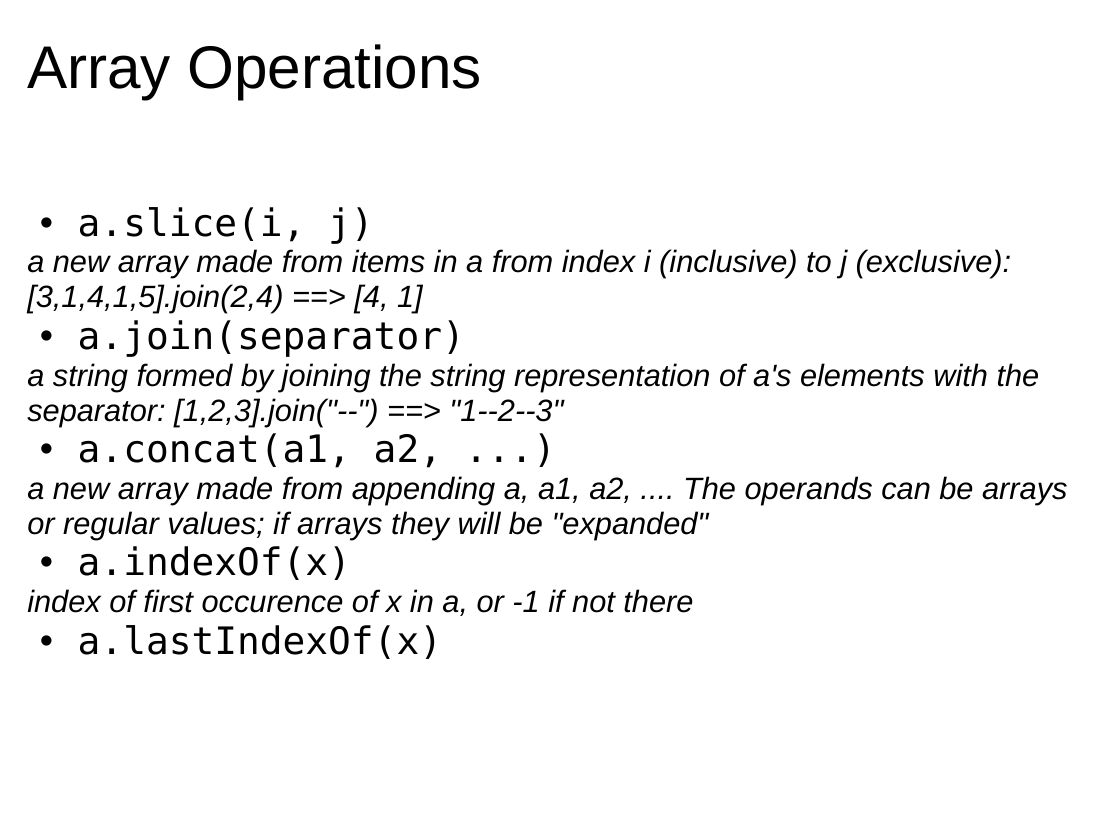
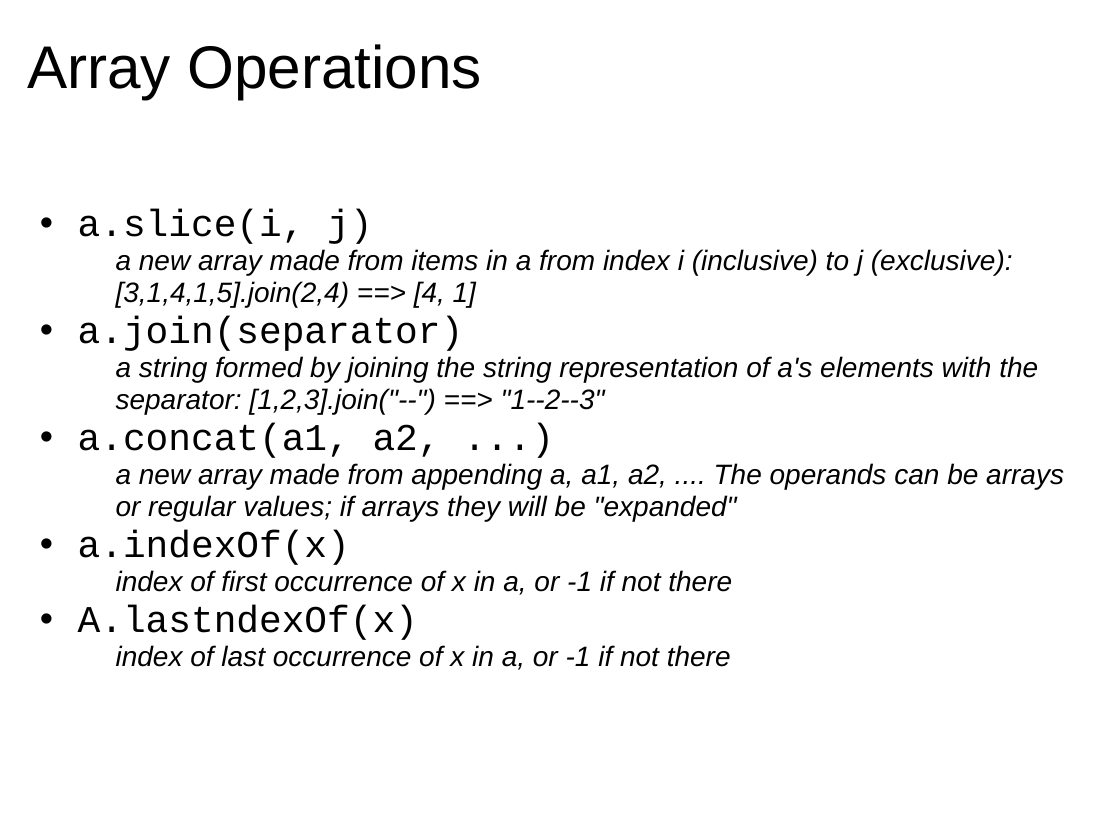
Before and after one commit to dondi/javascript-book, a slide deck: slide 29 of presentations/Chapter_3_Presentation.ppt. Drawn at 1120x840 pixels with LibreOffice and Linux fonts; fonts in the diff are those of the drawing; background and template pictures are left out. Boxes give left, top, right and bottom in pixels: in the first picture for what was removed or moved away, otherwise in the second. Text is boxed around its words. In the diff, an @@ line names an element or a change of style, - is before the commit and + after.

```diff
--- a/presentations/Chapter_3_Presentation.ppt
+++ b/presentations/Chapter_3_Presentation.ppt
@@ text at box(78, 209, 1064, 565): font DejaVu Sans Mono to Courier New in "a.slice(i, j)", "a.join(separator)", "a.concat(a1, a2, ...)", "a.indexOf(x)"; size 22 to 20 pt in "a new array made from items in ...", "a string formed by joining the string ...", "a new array made from appending a, ..."; list level 1 to 3 in "a new array made from ..."; list level 1 to 3 in "a string formed by joining ..." @@
@@ text at box(78, 570, 732, 670): text changed; size 22 to 20 pt @@
-index of first occurence of x in a, or -1 if not there
-  • a.lastIndexOf(x)
+    index of first occurrence of x in a, or -1 if not there
+  • A.lastndexOf(x)
+    index of last occurrence of x in a, or -1 if not there
```
Also in this commit, not shown: 12 other slides changed, 3 other files.
